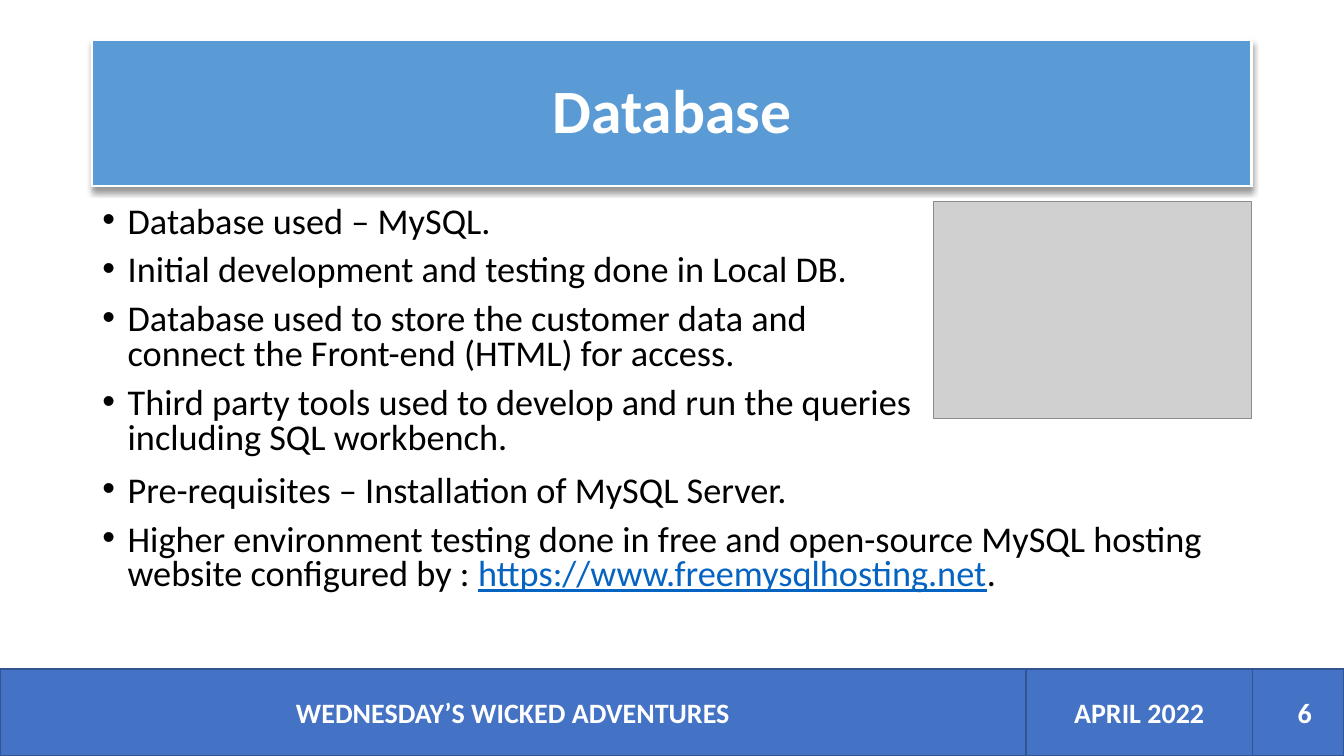
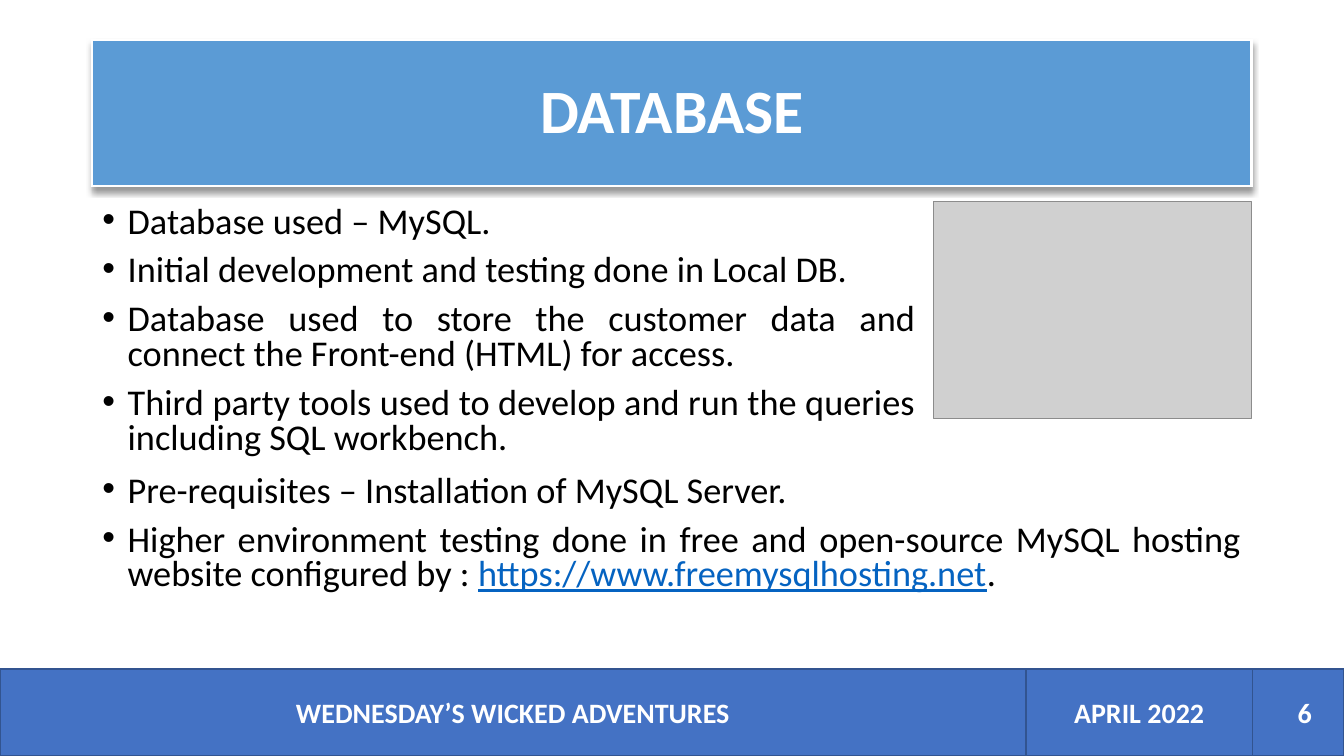
Before and after one commit to devopslecturer/awmsc2022, a slide deck: slide 6 of Wicked Adventures.pptx. Drawn at 1344x756 pixels with LibreOffice and Linux fonts; fonts in the diff are those of the drawing; grey boxes stand for pictures. Boxes give left, top, right and bottom in pixels: in the first picture for what was removed or moved away, otherwise in the second. Text is boxed around its words. In the diff, an @@ line names an element or a change of style, - is before the commit and + after.

```diff
--- a/Wicked Adventures.pptx
+++ b/Wicked Adventures.pptx
@@ title at (540,92,803,134): text changed @@
-Database
+DATABASE
@@ text "Database used – MySQL." at (128,208,914,457): alignment left to justified @@
@@ text "Pre-requisites – Installation of MySQL ..." at (128,477,1240,593): alignment left to justified @@
```
Also in this commit, not shown: 4 other slides changed.
